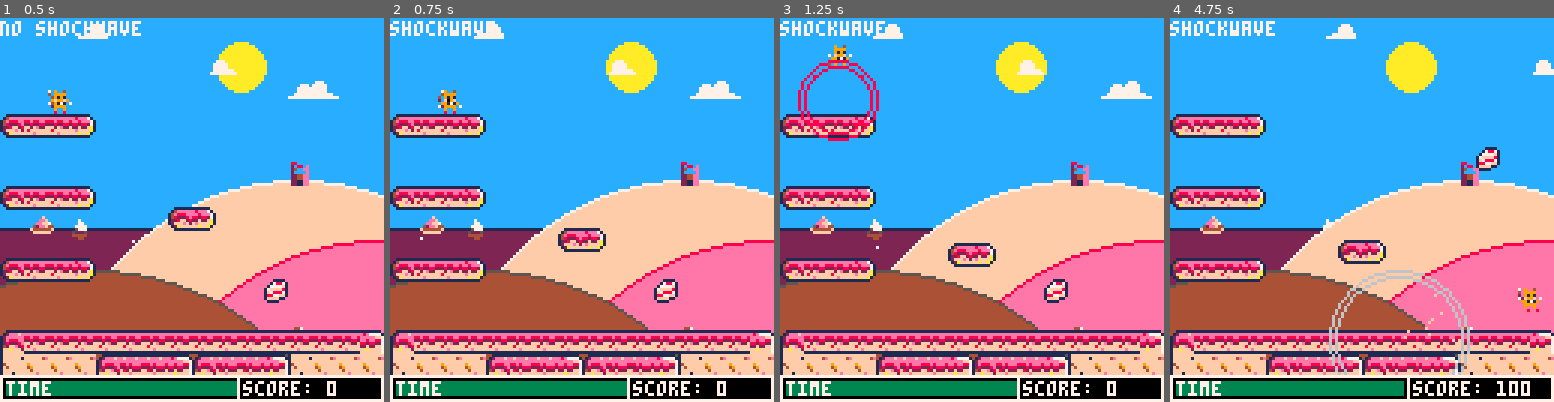
Above: before the commit, frames 1-4 (left to right).
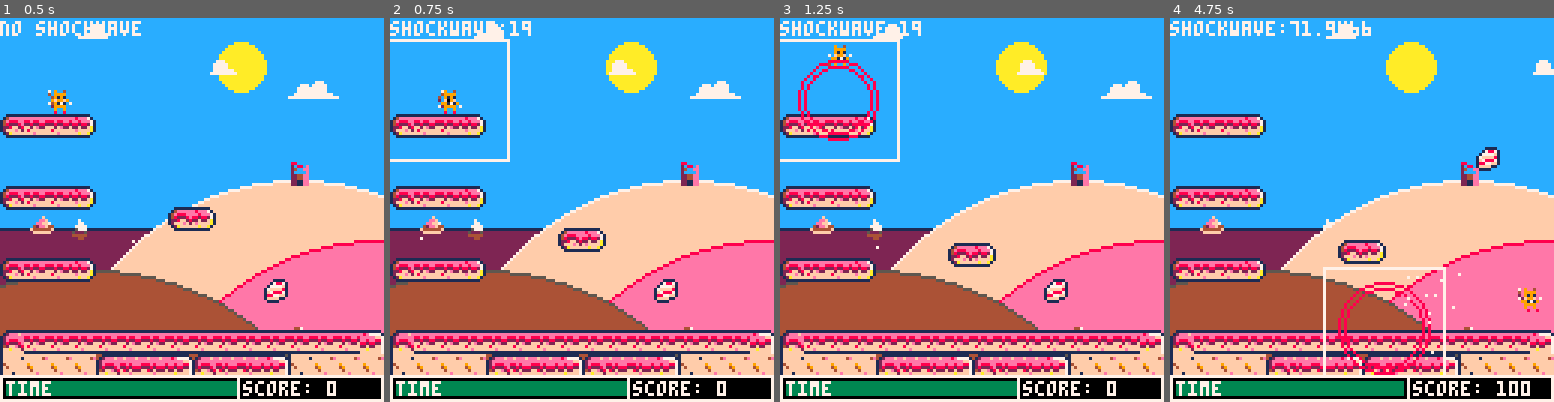
Above: after the commit, the same moments.

Repository: daddynewts/foxcatsquirrel
Game: PICO-8 cartridge foxcatsquirrel.p8
Same seed, same stepped clock (60 frames per second), same inputs: the game is played once before the commit and once after it.
Inputs:
- Up to frame 1 (0.5 s): tap X (X key) at 0.33 s
- Up to frame 2 (0.75 s): tap O (Z key) at 0.7 s
- Up to frame 3 (1.25 s): tap X (X key) at 1.07 s
- Up to frame 4 (4.75 s): hold Right 1.6-2.1 s; tap O (Z key) every 0.4 s from 1.7 to 4.5 s; tap X (X key) at 1.85, 2.97, 4.08 s; hold Right 2.47-3.03 s; hold Left 3.08-3.58 s; hold Down 3.63-3.97 s; hold Right 4.02-4.68 s

Frame 1 is identical in both runs. In frame 2, 0.8% of the frame differs, in the area x 0-37%, y 0-38%; in frame 3, 0.8%; in frame 4, 2.9%, in the area x 28-79%, y 0-93%.

Commit message:
Shockwaves interact with one enemy type
Badly, but they interact. It's a start!

Diff:
--- a/foxcatsquirrel.p8
+++ b/foxcatsquirrel.p8
@@ -25,13 +25,13 @@
  death_sfx = 1
  jump_sfx = 0
  slide_sfx = 2
- skull_sfx = 3
+ skull_sfx = 12
  bonus_sfx = 13
  spring_sfx = 4
  ghost_sfx = 12
  menu_sfx = 10
  balloon_sfx = {13,15}
- --shockwave_sfx = 2
+ shockwave_sfx = 3
 
  -- music
  music_level1 = 0
@@ -124,11 +124,11 @@
 
  --enemies={
  ghosts={
-  ghost={ ghost_sp=10, x=100 }
+  ghost={ ghost_sp=10, x=100, dx=0, dy=0}
  }
 
  skulls={
-  skull={ skull_sp=13, x=10 }
+  skull={ skull_sp=13, x=10, dx=0, dy=0 }
  }
 
  foods={}
@@ -213,12 +213,15 @@
  --print("vplatform.y: "..vplatform.y,cam_x+1,9,7)
  --print("hplatform.x: "..hplatform.x,cam_x+1,17,7)
  if is_shockwave==true then
-  print("shockwave",cam_x,1,7)
- else
+  print("shockwave:"..shockwave_x,cam_x,1,7)
+  -- hitbox
+ rect(shockwave_x-20,shockwave_y-20,shockwave_x+20,shockwave_y+20,7)
+   else
   print("no shockwave",cam_x,1,7)
  end
  --food hitbox
  --rect(food.x-20,food.y-20,food.x+24,food.y+24,7)
+
 end
 -->8
 -- update and game loop
@@ -275,7 +278,7 @@
   if player.y>=127 then
    init_gameover() -- fall down
  end
-  if shockwave_cooldown<=20 then
+  if shockwave_cooldown<=60 then
    is_shockwave=false
   end
 end
@@ -1758,6 +1761,18 @@
       init_gameover()
  end
  end
+
+ if is_shockwave==true then
+  for skull in all(skulls) do
+
+  if  skull.y > shockwave_y-20
+  and skull.y < shockwave_y+20
+  and skull.x > shockwave_x-20
+  and skull.x < shockwave_x+20 then
+   skull.x-=5
+   end
+  end
+ end
 end
 
 function draw_skull()
@@ -1820,11 +1835,11 @@
 	 for fx in all(effects) do
   --lifetime
   fx.t+=2.5 -- size of circle
-          -- default = 2
+             -- default = 2
   if fx.t>fx.die then del(effects,fx) end
 
   if fx.t/fx.die < 1/#fx.c_table then
-    fx.c=fx.c_table[1]
+     fx.c=fx.c_table[1]
 
     elseif fx.t/fx.die < 2/#fx.c_table then
      fx.c=fx.c_table[2]
@@ -1859,9 +1874,9 @@
    add_fx(
     x,         -- x
     y,         -- y
-    50, --30+rnd(25),-- die
+    30+rnd(25),-- die
     rnd(2)-1,  -- dx
-    rnd(2)-1,  -- dy
+    rnd(3)-2,  -- dy
     true,     -- gravity
     false,     -- grow
     false,      -- shrink
@@ -1872,7 +1887,7 @@
 end
 
 function shockwave(x,y,r,c_table,num)
- if shockwave_cooldown<=20 then
+ if shockwave_cooldown<=0 then
   for i=0, 1 do
     --settings
     add_fx(
@@ -1884,11 +1899,14 @@
       false,     -- gravity
       true,     -- grow
       false,      -- shrink
-      1,         -- radius
+      1, --1       -- starting radius
       c_table    -- color_table
         )
-    is_shockwave=true
-    shockwave_cooldown=100
+     shockwave_x=player.x+3
+     shockwave_y=player.y+3
+     is_shockwave=true
+     shockwave_cooldown=100
+     sfx(shockwave_sfx)
     end
   else
   end
